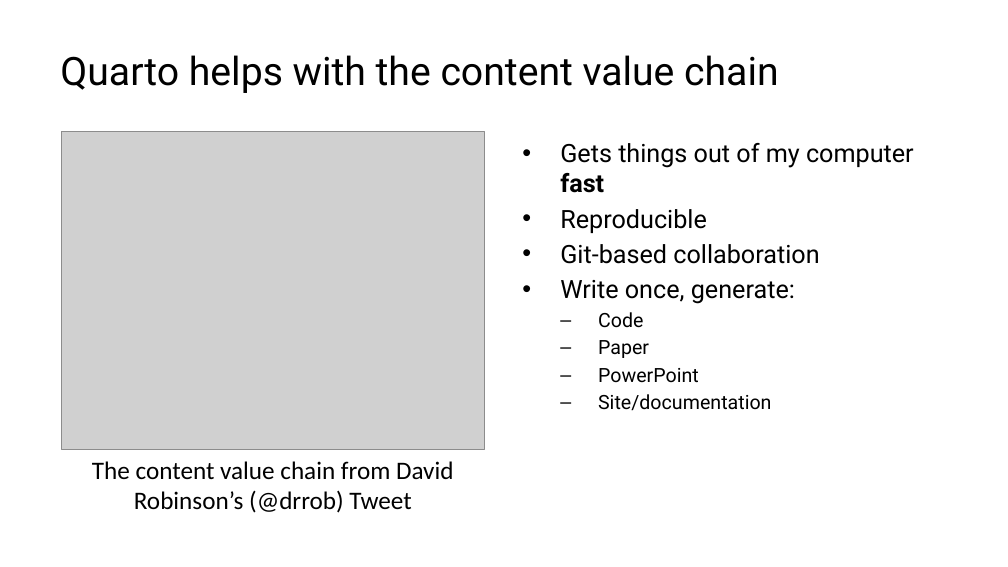
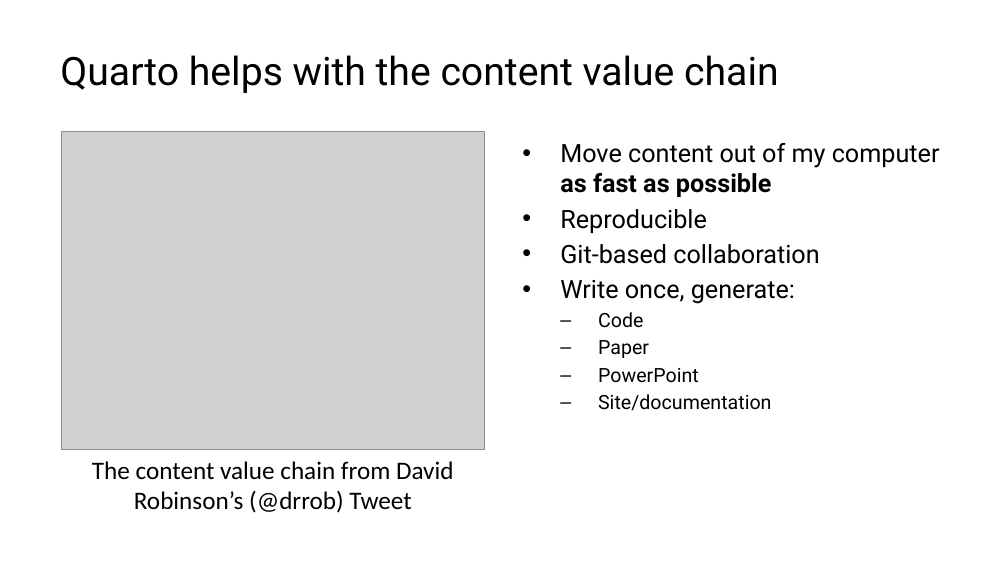
Before and after one commit to lucas-a-meyer/using-quarto, a slide deck: slide 3 of docs/using-quarto-ppt.pptx. Drawn at 1008x567 pixels with LibreOffice and Linux fonts; fonts in the diff are those of the drawing; grey boxes stand for pictures. Boxes give left, top, right and bottom in pixels: in the first picture for what was removed or moved away, otherwise in the second. Text is boxed around its words. In the diff, an @@ line names an element or a change of style, - is before the commit and + after.

Commit message:
First version of 'Why Quarto' section

```diff
--- a/docs/using-quarto-ppt.pptx
+++ b/docs/using-quarto-ppt.pptx
@@ text at [560, 143, 940, 197]: text changed @@
-• Gets things out of my computer fast
+• Move content out of my computer as fast as possible
```
Also in this commit, not shown: 2 other slides changed, 9 slides added, 4 slides removed, 14 other files.
